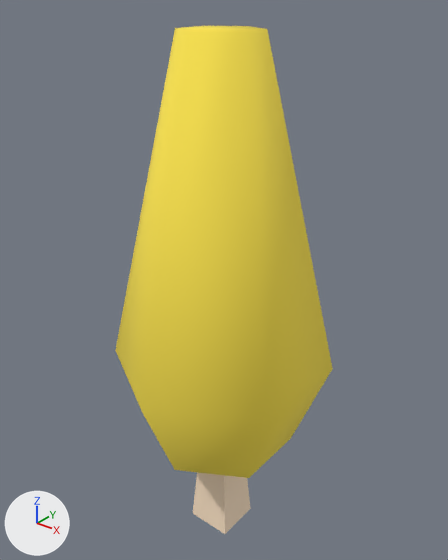
The glTF model assets/kenney/citysuburban/tree-small.glb: old version first, new version second.
Rendered twice from a 50 mm lens placed at (0.365, -0.452, 0.606), pointed at (-0.008, 0.014, 0.317). Lighting does not change. The marker at lower left points along +X, +Y and +Z. The first picture is the older version.

The older version as bpy lines, for what is in view:
```python
me_tree_small = bpy.data.meshes.new('tree-small')
me_tree_small.from_pydata(...)  # 26 vertices, 42 faces; spans x -0.105..0.105, y -0.121..0.121, z 0.0..0.567
me_tree_small.materials.append(mat_colormap)
ob_tree_small = bpy.data.objects.new('tree-small', me_tree_small)
ob_tree_small.location = (0.0, 0.0, 0.0)
```
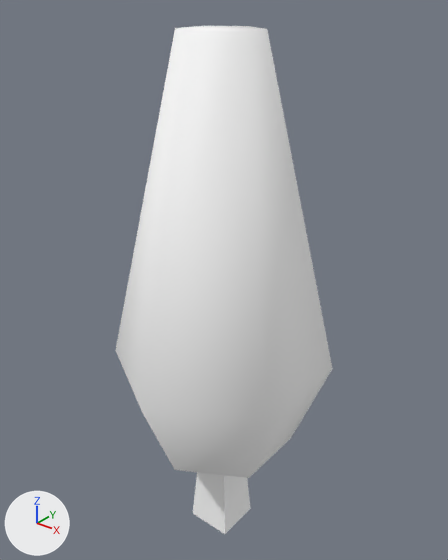
Where the change shows, as pixel boxes [x1, y1, x2, y2] in the pictures (448 x 560 px):
'tree-small', recoloured (lighter): [115, 26, 333, 534] in both

Diff of the bpy script that builds the scene:
```diff
--- a/assets/kenney/citysuburban/tree-small.glb.py
+++ b/assets/kenney/citysuburban/tree-small.glb.py
@@ mat_colormap_005 @@
+mat_colormap_005 = principled_material('colormap.005')
+mat_colormap_005.base_color = (1.0, 1.0, 1.0)  # white #ffffff
+mat_colormap_005.roughness = 1.0
@@ me_tree_small @@
 me_tree_small.from_pydata(...)  # 26 vertices, 42 faces; spans x -0.105..0.105, y -0.121..0.121, z 0.0..0.567
-me_tree_small.materials.append(mat_colormap)
+me_tree_small.materials.append(mat_colormap_005)  # white #ffffff
```
